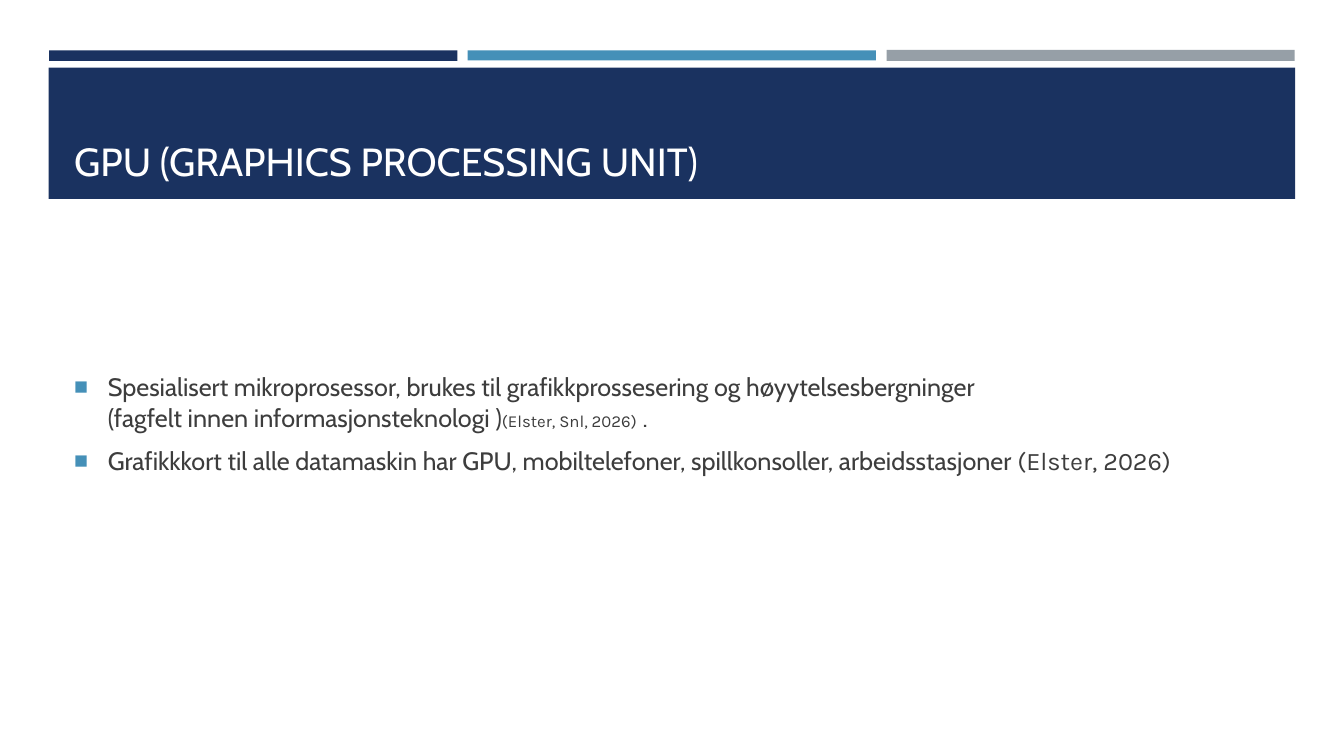
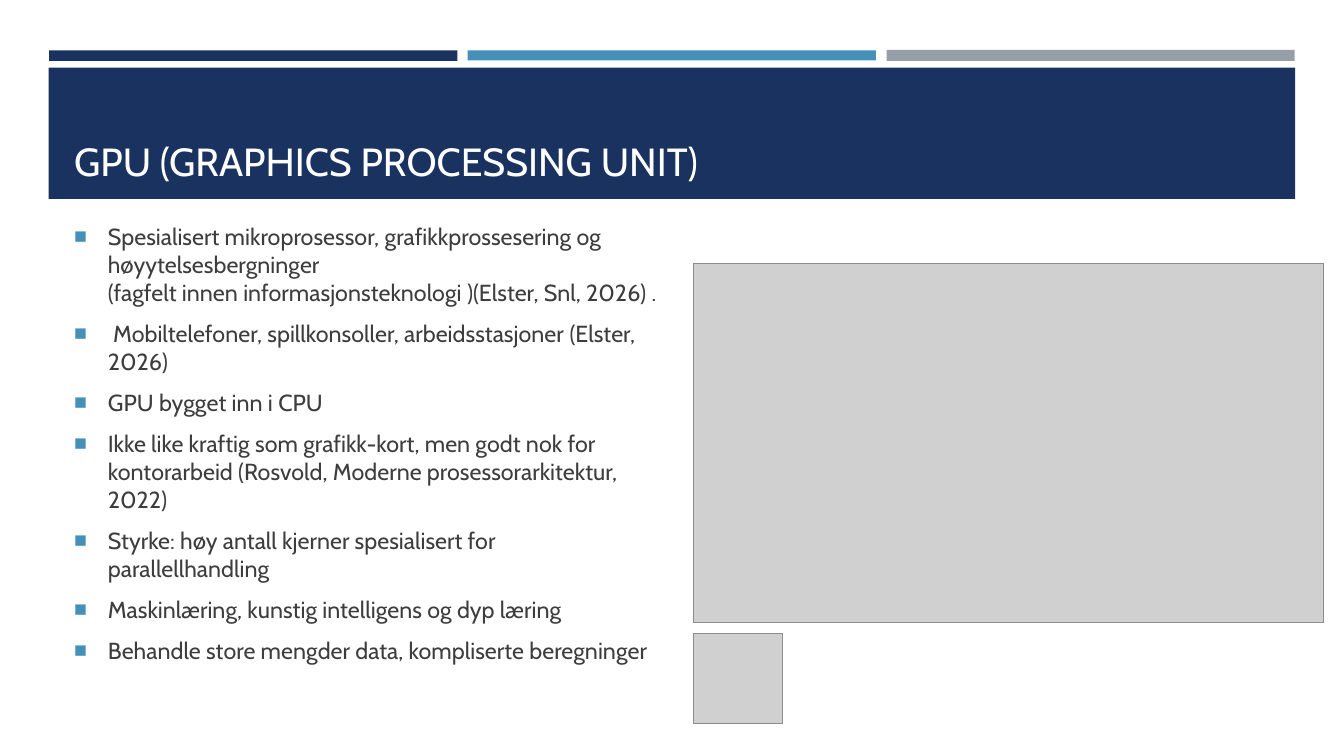
Before and after one commit to siverlys/maskinarkitektur-oppgave, a slide deck: slide 9 of Oppgave3.pptx (slide 8 before the commit). Drawn at 1344x756 pixels with LibreOffice and Linux fonts; fonts in the diff are those of the drawing; grey boxes stand for pictures. Boxes give left, top, right and bottom in pixels: in the first picture for what was removed or moved away, otherwise in the second. Text is boxed around its words. In the diff, an @@ line names an element or a change of style, - is before the commit and + after.

```diff
--- a/Oppgave3.pptx
+++ b/Oppgave3.pptx
@@ text at bbox=[108, 227, 646, 661]: text changed; size 18 to 16.6 pt @@
-■ Spesialisert mikroprosessor, brukes til grafikkprossesering og høyytelsesbergninger (fagfelt innen informasjonsteknologi )(Elster, Snl, 2026) .
-■ Grafikkkort til alle datamaskin har GPU, mobiltelefoner, spillkonsoller, arbeidsstasjoner (Elster, 2026)
+■ Spesialisert mikroprosessor, grafikkprossesering og høyytelsesbergninger (fagfelt innen informasjonsteknologi )(Elster, Snl, 2026) .
+■ Mobiltelefoner, spillkonsoller, arbeidsstasjoner (Elster, 2026)
+■ GPU bygget inn i CPU
+■ Ikke like kraftig som grafikk-kort, men godt nok for kontorarbeid (Rosvold, Moderne prosessorarkitektur, 2022)
+■ Styrke: høy antall kjerner spesialisert for parallellhandling
+■ Maskinlæring, kunstig intelligens og dyp læring
+■ Behandle store mengder data, kompliserte beregninger
@@ picture added at bbox=[694, 263, 1324, 622] @@
@@ picture added at bbox=[694, 634, 783, 724] @@
```
Also in this commit, not shown: 1 other slide changed, 1 slide added.
